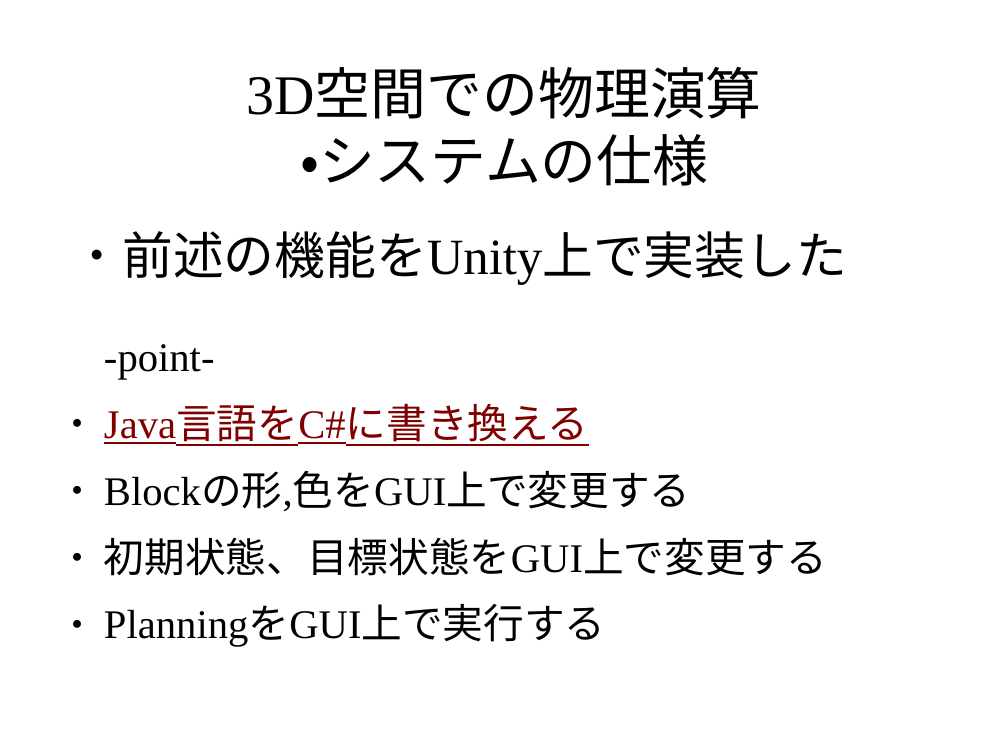
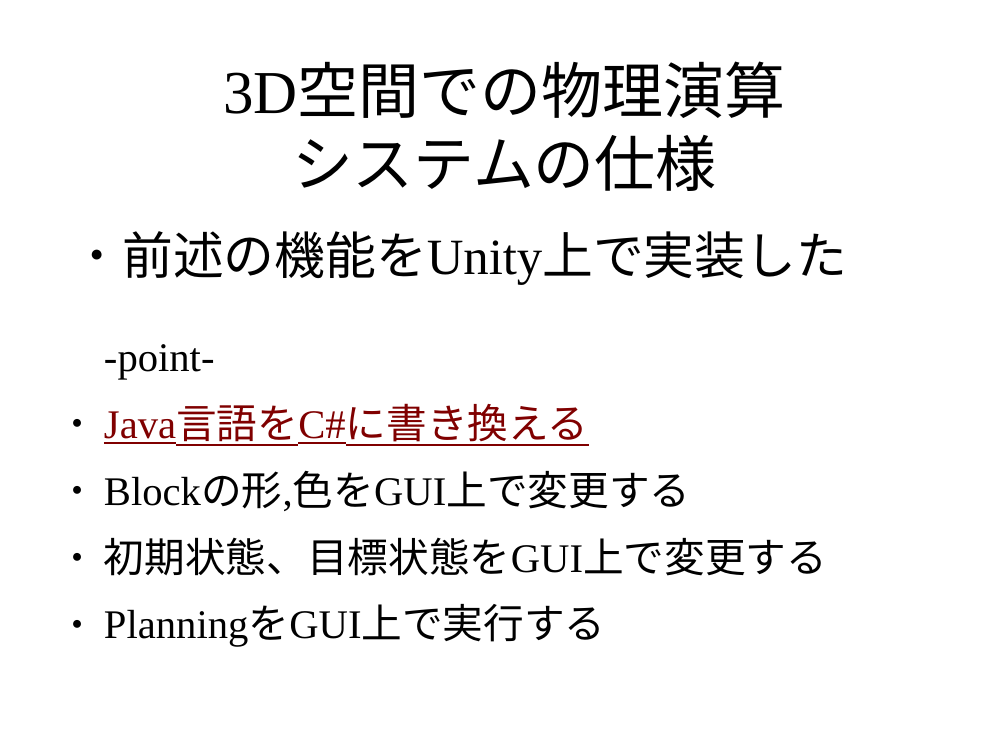
Before and after one commit to pamyupamyu/rep8, a slide deck: slide 19 of グループ1 発表スライド.odp. Drawn at 1008x756 pixels with LibreOffice and Linux fonts; fonts in the diff are those of the drawing; background and template pictures are left out. Boxes give left, top, right and bottom in pixels: in the first picture for what was removed or moved away, otherwise in the second. Text is boxed around its words. In the diff, an @@ line names an element or a change of style, - is before the commit and + after.

```diff
--- a/グループ1 発表スライド.odp
+++ b/グループ1 発表スライド.odp
@@ title at bbox=[223, 65, 785, 191]: text changed; size 44 to 48 pt @@
-3D空間での物理演算
-・システムの仕様
+3D空間での物理演算
+システムの仕様
```
Also in this commit, not shown: 22 other slides changed, 1 slide removed.
